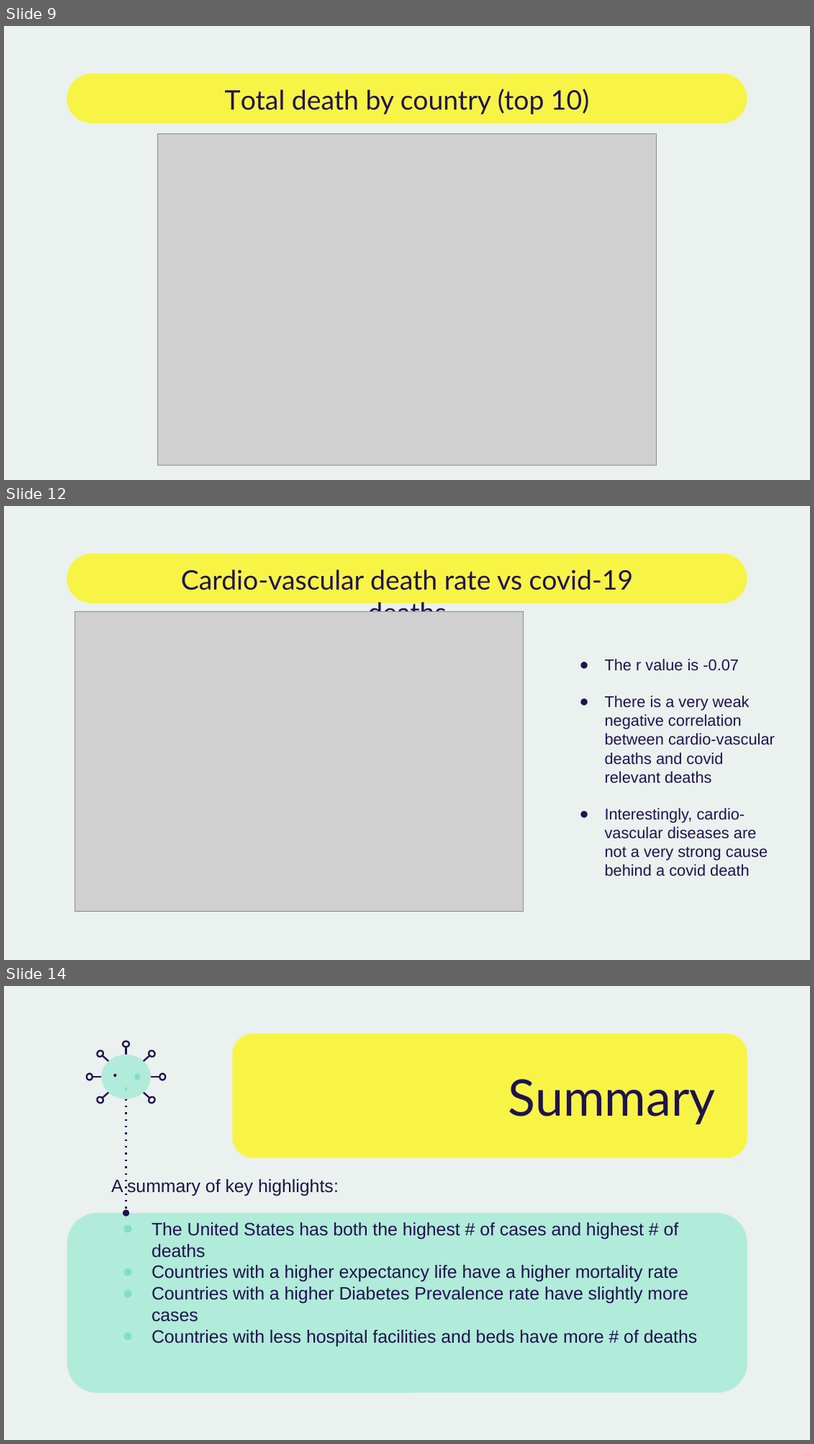
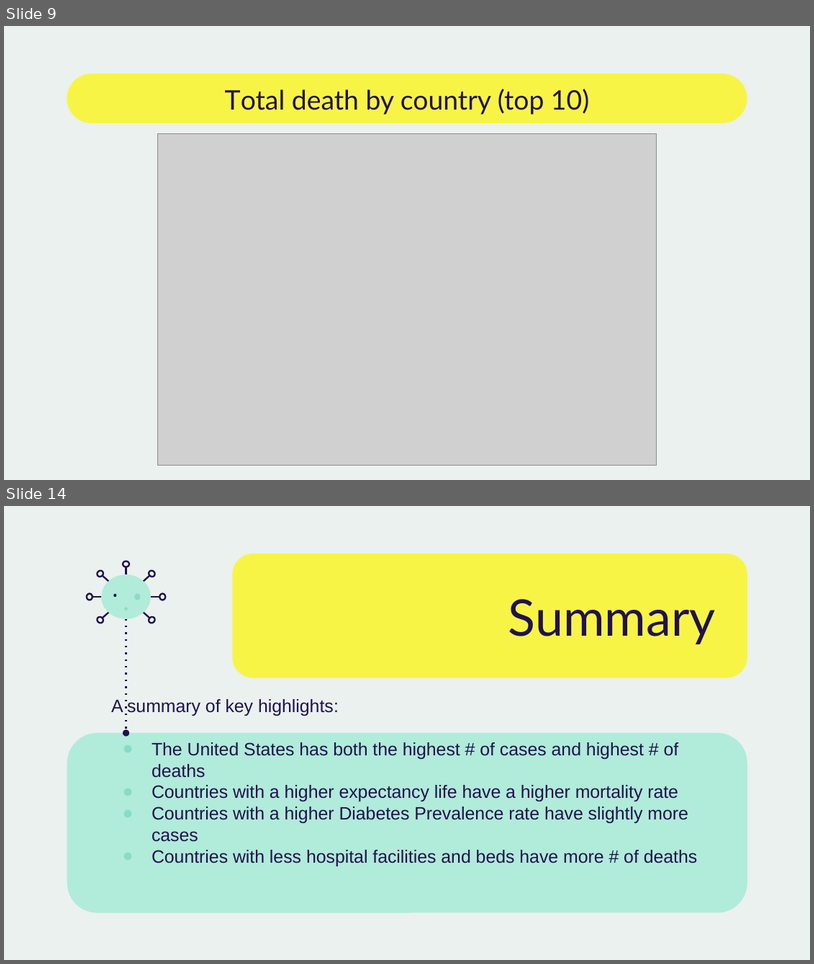
Before and after one commit to jjjdewan/ucb-data-visualization-msgrp-project1-covid-19, a slide deck: presentation_covid19.pptx. Shown one above the other, each under a label of ours: slides 9, 12 and 14 before the commit, slides 9 and 14 after it; the slides between them are not shown. The pictures are 814x1444 and 814x964 pixels, drawn with LibreOffice and Linux fonts; fonts in the diff are those of the drawing; grey boxes stand for pictures. Boxes give left, top, right and bottom in pixels: in the first picture for what was removed or moved away, otherwise in the second. Text is boxed around its words. In the diff, an @@ line names an element or a change of style, - is before the commit and + after.

```diff
--- a/presentation_covid19.pptx
+++ b/presentation_covid19.pptx
@@ slide 12 removed at <box>4,506,810,960</box>, background #EAF1EE; not listed: 1 template element that a slide beside it also shows @@
@@ title removed at <box>181,569,633,612</box> @@
-Cardio-vascular death rate vs covid-19 deaths
@@ picture removed at <box>75,612,523,911</box> @@
@@ text removed at <box>605,659,775,876</box> @@
-● The r value is -0.07
-● There is a very weak negative correlation between cardio-vascular deaths and covid relevant deaths
-● Interestingly, cardio-vascular diseases are not a very strong cause behind a covid death
```
Also in this commit, not shown: 6 slides changed, 1 slide added, 1 other file.
